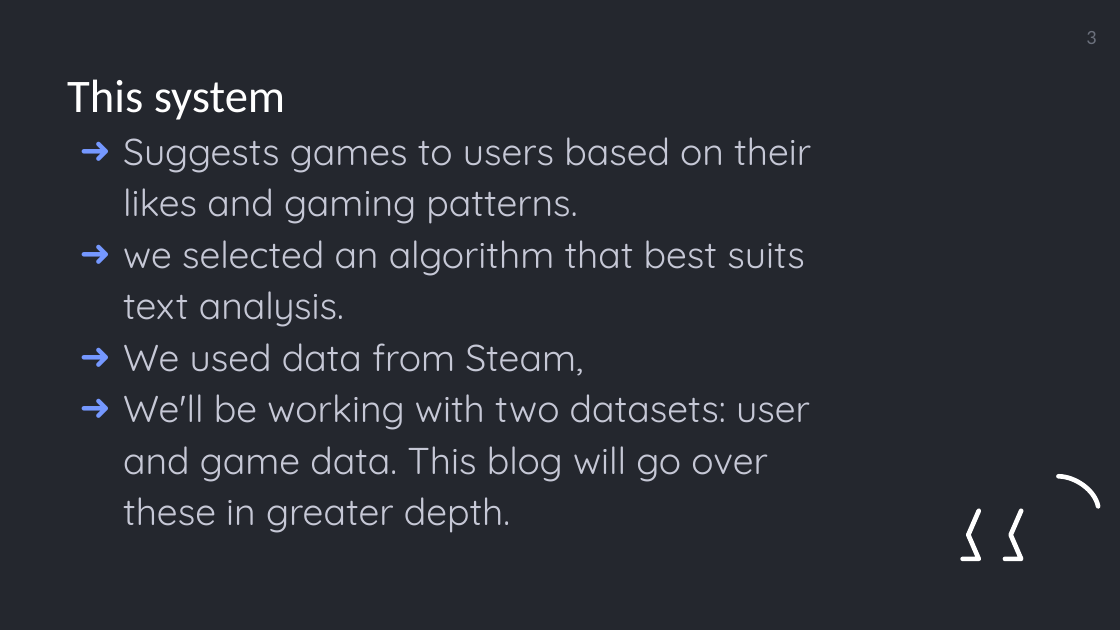
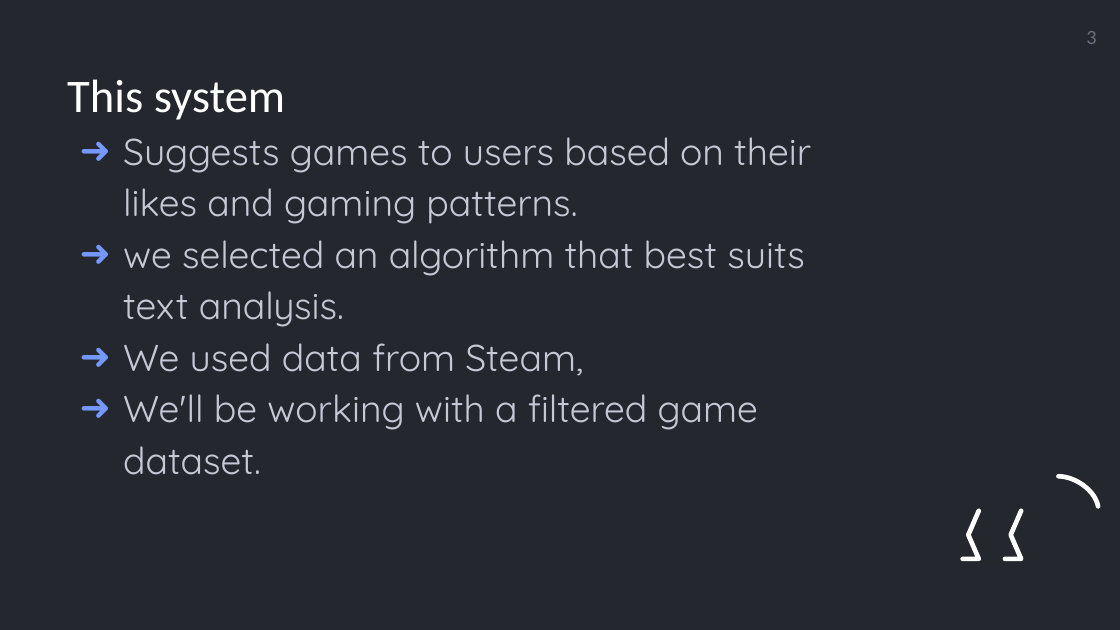
Before and after one commit to Xvareon/DA-Project, a slide deck: slide 3 of Game_recommender_.pptx. Drawn at 1120x630 pixels with LibreOffice and Linux fonts; fonts in the diff are those of the drawing; background and template pictures are left out. Boxes give left, top, right and bottom in pixels: in the first picture for what was removed or moved away, otherwise in the second. Text is boxed around its words. In the diff, an @@ line names an element or a change of style, - is before the commit and + after.

```diff
--- a/Game_recommender_.pptx
+++ b/Game_recommender_.pptx
@@ text at (x1=123, y1=394, x2=758, y2=475): text changed @@
-➜ We'll be working with two datasets: user and game data. This blog will go over these in greater depth.
+➜ We'll be working with a filtered game dataset.
```
Also in this commit, not shown: 1 slide removed, 28 other files.
